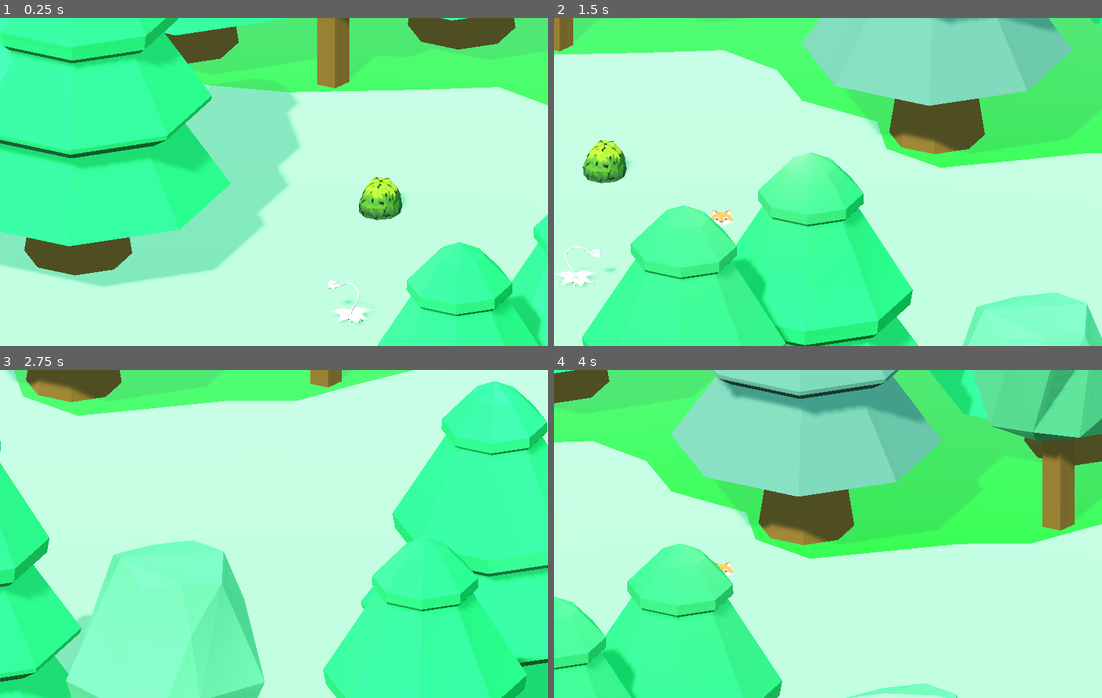
Above: before the commit, frames 1-4 (two rows, left to right).
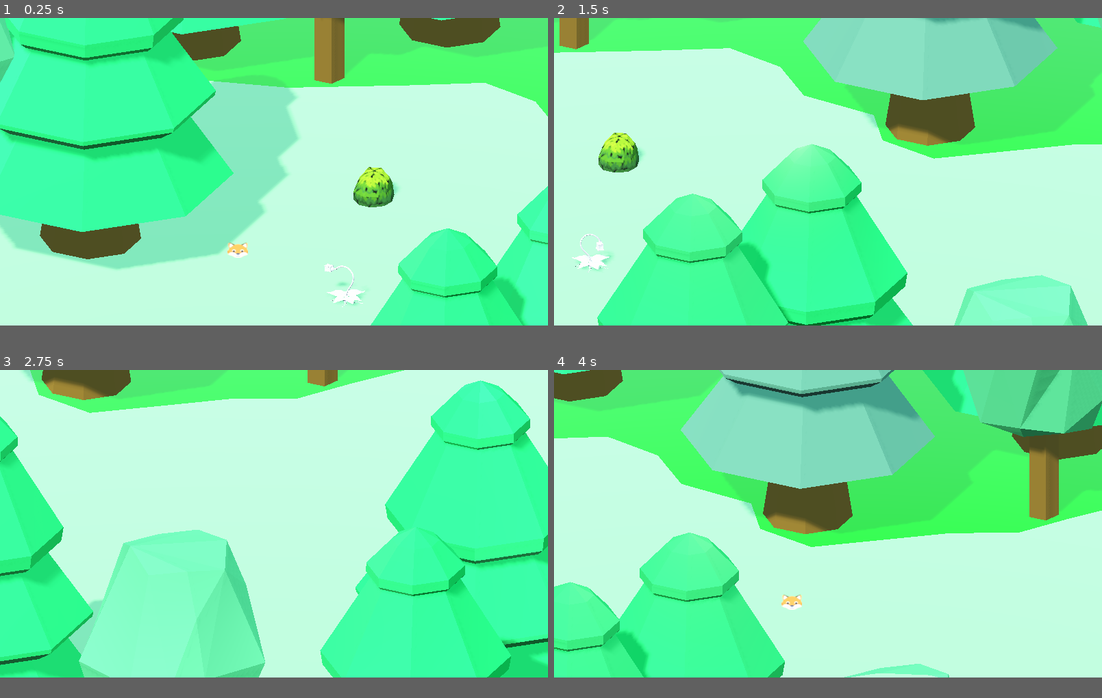
Above: after the commit, the same moments.

Repository: i80and/potion-game
Game: Godot game, scene res://scenes/MainScene.tscn
The game is run twice, just before and just after one commit, with the same random seed, the same clock (stepped at 60 frames per second) and the same inputs.
Inputs (mouse positions are in pixels of both pictures, inside the frame that each line leads up to):
- Up to frame 1 (0.25 s): no input
- Up to frame 2 (1.5 s): tap Enter at 0.5 s; move the mouse to (948, 165) at 0.52 s; hold D (ui_right) 0.53-1.28 s; tap E (activate_pie) at 0.6, 1.35 s; move the mouse to (718, 198) at 1.27 s; hold S (ui_down) from 1.28 s (still down)
- Up to frame 3 (2.75 s): move the mouse to (328, 461) at 2.02 s; release S (ui_down) at 2.03 s; hold D (ui_right) from 2.03 s (still down); tap E (activate_pie) at 2.1 s
- Up to frame 4 (4 s): move the mouse to (800, 599) at 2.77 s; release D (ui_right) at 2.78 s; hold W (ui_up) 2.78-3.53 s; tap E (activate_pie) at 2.85, 3.6 s; move the mouse to (992, 583) at 3.52 s; hold A (ui_left) from 3.53 s (still down)
In our replay, the window is 800x480 before the commit and 800x450 after it. These sizes can differ from the game's own. Grey fills any space a smaller window leaves; there, only what the larger window draws over its background counts as a difference.

The runs differ from the first frame. In frame 1, 18% of the frame differs, in the area x 0-100%, y 0-100%; in frame 2, 19%; in frame 3, 19%; in frame 4, 19%.

Commit message:
Fix player offset

Diff:
--- /dev/null
+++ b/evilplant_02.gd
@@ -0,0 +1,16 @@
+extends Spatial
+
+
+# Declare member variables here. Examples:
+# var a = 2
+# var b = "text"
+
+
+# Called when the node enters the scene tree for the first time.
+func _ready():
+	pass # Replace with function body.
+
+
+# Called every frame. 'delta' is the elapsed time since the previous frame.
+#func _process(delta):
+#	pass
--- a/project.godot
+++ b/project.godot
@@ -9,6 +9,11 @@
 config_version=4
 
 _global_script_classes=[ {
+"base": "Area",
+"class": "Bush1",
+"language": "GDScript",
+"path": "res://scenes/Bush1.gd"
+}, {
 "base": "Spatial",
 "class": "GameWorld",
 "language": "GDScript",
@@ -40,6 +45,7 @@
 "path": "res://evilplant_04.gd"
 } ]
 _global_script_class_icons={
+"Bush1": "",
 "GameWorld": "",
 "Island": "",
 "PieHUD": "",
@@ -66,7 +72,7 @@
 [display]
 
 window/size/width=1280
-window/size/height=768
+window/size/height=720
 
 [input]
 
--- a/scenes/PlayerCharacter.tscn
+++ b/scenes/PlayerCharacter.tscn
@@ -5,6 +5,7 @@
 [ext_resource path="res://scenes/GameCamera.tscn" type="PackedScene" id=3]
 
 [sub_resource type="CapsuleShape" id=1]
+radius = 0.813644
 
 [sub_resource type="PlaneMesh" id=2]
 size = Vector2( 1, 1 )
@@ -19,11 +20,11 @@
 script = ExtResource( 1 )
 
 [node name="CollisionShape" type="CollisionShape" parent="."]
-transform = Transform( 1, 0, 0, 0, -4.37114e-08, 1, 0, -1, -4.37114e-08, -0.181988, 0.910563, 0.0626564 )
+transform = Transform( 1, 0, 0, 0, -4.37114e-08, 1, 0, -1, -4.37114e-08, -0.181988, 1.49458, 0.0626564 )
 shape = SubResource( 1 )
 
 [node name="MeshInstance" type="MeshInstance" parent="."]
-transform = Transform( 0.898794, 0.192169, 0.394005, 3.83236e-08, 0.898794, -0.438371, -0.438371, 0.394005, 0.807831, -5.63802, 0.266363, -4.46803 )
+transform = Transform( 0.898794, 0.192169, 0.394005, 3.83236e-08, 0.898794, -0.438371, -0.438371, 0.394005, 0.807831, 0, 1, 0 )
 mesh = SubResource( 2 )
 material/0 = SubResource( 3 )
 
Not shown, added: models/bush1.glb.import
